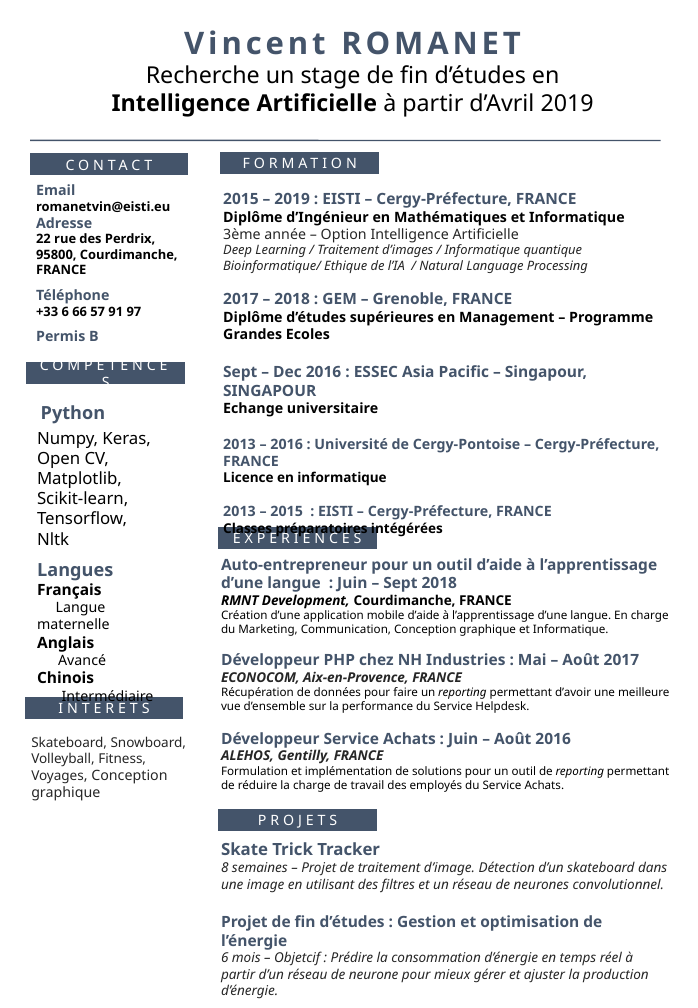
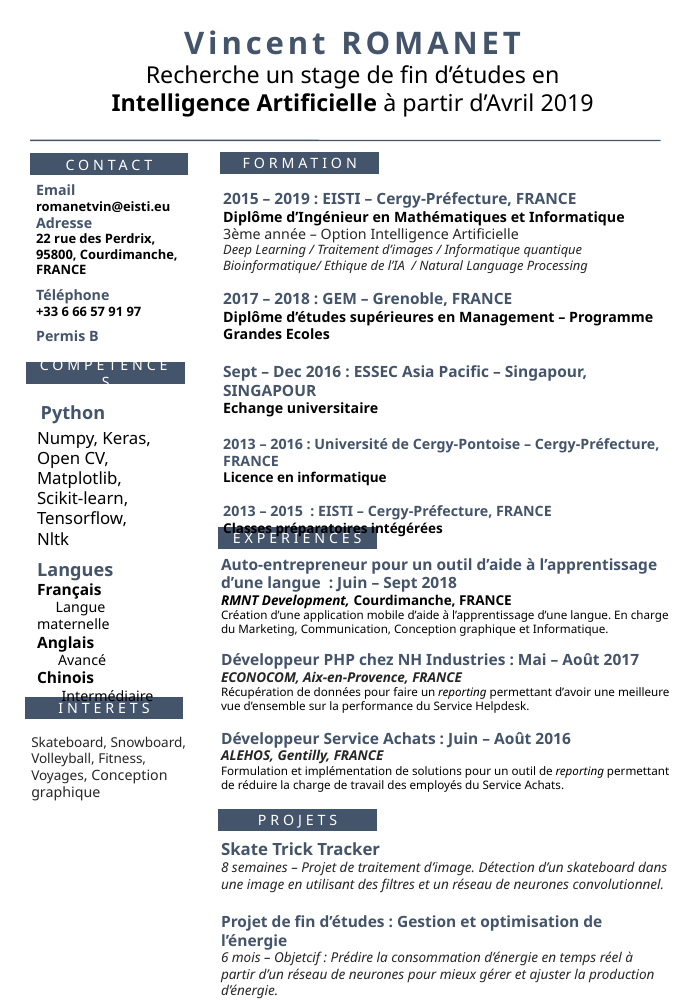
Before and after one commit to Romanetvin/Stage, a slide deck: slide 1 of Stage/Contrat Pro/ROMANETVincent_CV_FR.odp. Drawn at 698x1008 pixels with LibreOffice and Linux fonts; fonts in the diff are those of the drawing. Boxes give left, top, right and bottom in pixels: in the first picture for what was removed or moved away, otherwise in the second. Text is boxed around its words. In the diff, an @@ line names an element or a change of style, - is before the commit and + after.

```diff
--- a/Stage/Contrat Pro/ROMANETVincent_CV_FR.odp
+++ b/Stage/Contrat Pro/ROMANETVincent_CV_FR.odp
@@ text at (221, 951, 655, 983): text changed @@
-6 mois – Objetcif : Prédire la consommation d’énergie en temps réel à partir d’un réseau de neurone pour mieux gérer et ajuster la production d’énergie.
+6 mois – Objetcif : Prédire la consommation d’énergie en temps réel à partir d’un réseau de neurones pour mieux gérer et ajuster la production d’énergie.
```
Also in this commit, not shown: 1 other file.
